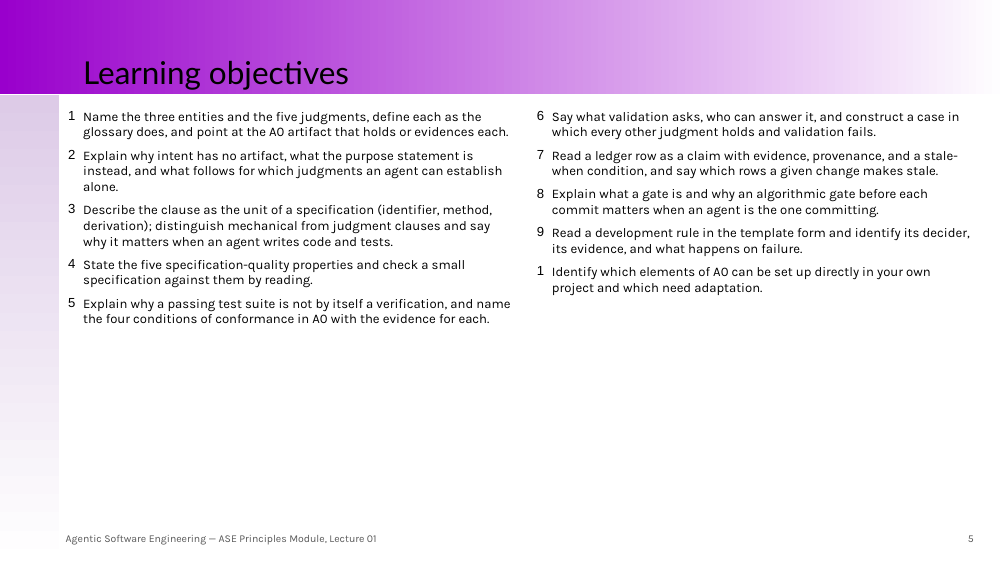
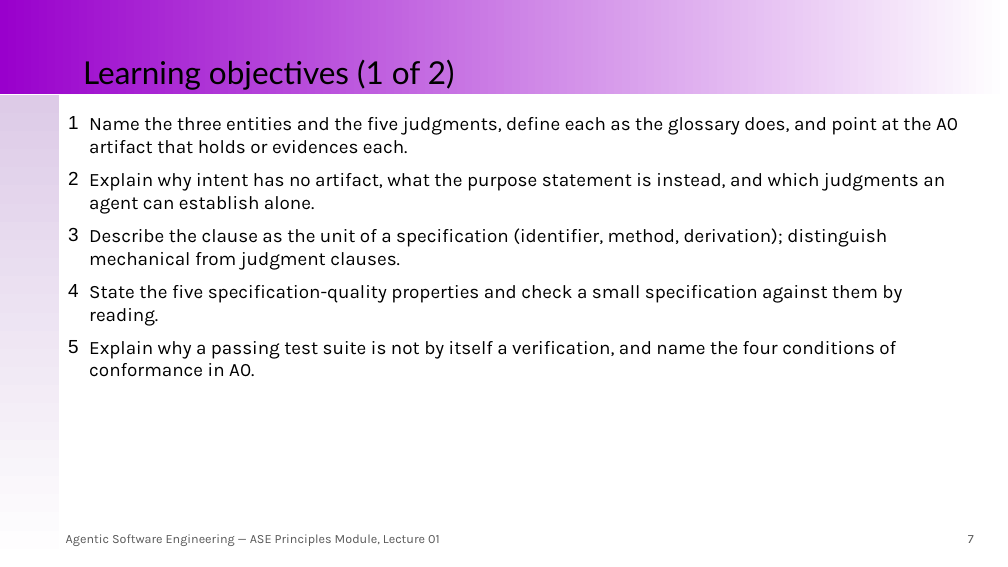
Before and after one commit to santoslab/agentic-software-engineering-public, a slide deck: slide 7 of module-ase-principles/slides/lecture-01-intent-specifications-realizations-and-judgments.pptx (slide 5 before the commit). Drawn at 1008x567 pixels with LibreOffice and Linux fonts; fonts in the diff are those of the drawing. Boxes give left, top, right and bottom in pixels: in the first picture for what was removed or moved away, otherwise in the second. Text is boxed around its words. In the diff, an @@ line names an element or a change of style, - is before the commit and + after.

```diff
--- a/module-ase-principles/slides/lecture-01-intent-specifications-realizations-and-judgments.pptx
+++ b/module-ase-principles/slides/lecture-01-intent-specifications-realizations-and-judgments.pptx
@@ title at (83, 59, 455, 90): text changed @@
-Learning objectives
+Learning objectives (1 of 2)
@@ text at (89, 117, 958, 326): size 12.5 to 18 pt in "Name the three entities and the five ...", "State the five specification-quality properties and check ..."; indent changed; more space between paragraphs @@
@@ text removed at (552, 112, 970, 295) @@
-6. Say what validation asks, who can answer it, and construct a case in which every other judgment holds and validation fails.
-7. Read a ledger row as a claim with evidence, provenance, and a stale-when condition, and say which rows a given change makes stale.
-8. Explain what a gate is and why an algorithmic gate before each commit matters when an agent is the one committing.
-9. Read a development rule in the template form and identify its decider, its evidence, and what happens on failure.
-10 Identify which elements of A0 can be set up directly in your own project and which need adaptation.
@@ text at (89, 173, 945, 270): text changed; size 12.5 to 18 pt @@
-2. Explain why intent has no artifact, what the purpose statement is instead, and what follows for which judgments an agent can establish alone.
-3. Describe the clause as the unit of a specification (identifier, method, derivation); distinguish mechanical from judgment clauses and say why it matters when an agent writes code and tests.
+2. Explain why intent has no artifact, what the purpose statement is instead, and which judgments an agent can establish alone.
+3. Describe the clause as the unit of a specification (identifier, method, derivation); distinguish mechanical from judgment clauses.
@@ text at (89, 341, 896, 377): text changed; size 12.5 to 18 pt @@
-5. Explain why a passing test suite is not by itself a verification, and name the four conditions of conformance in A0 with the evidence for each.
+5. Explain why a passing test suite is not by itself a verification, and name the four conditions of conformance in A0.
@@ text "Agentic Software Engineering — ASE ..." at (66, 534, 440, 546): size 10 to 12 pt @@
@@ text removed at (968, 535, 974, 542) @@
-5
@@ text added at (968, 535, 974, 543), 12 pt, text #595959 @@
+7
```
Also in this commit, not shown: 38 other slides changed, 16 slides added, 1 other file.
